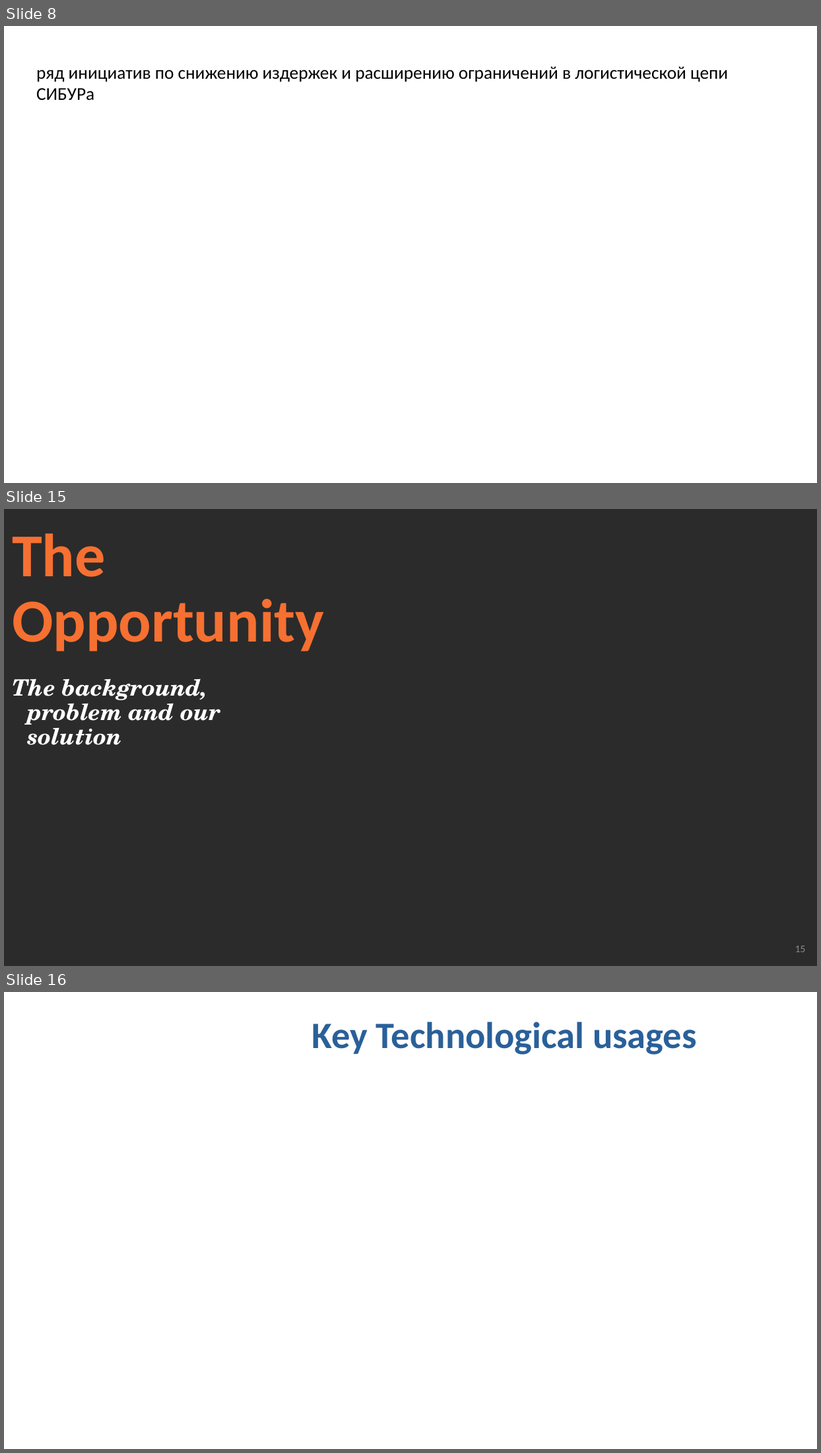
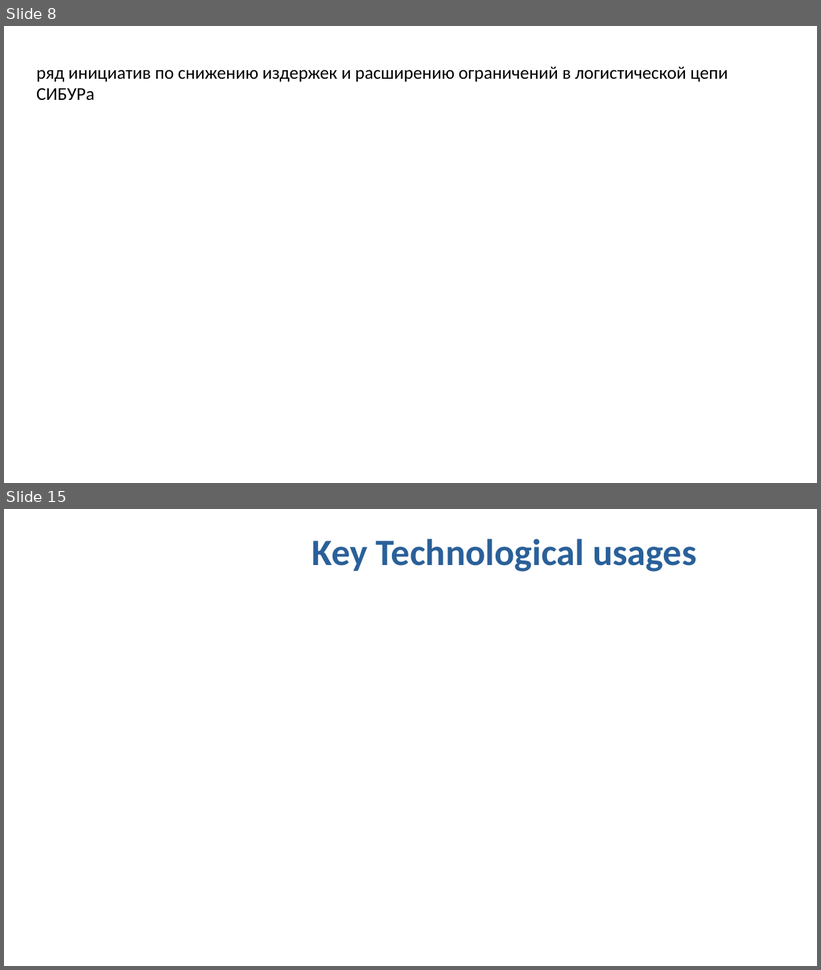
Before and after one commit to Tenfleques/case-supply-chain, a slide deck: Case.pptx. Shown one above the other, each under a label of ours: slides 8, 15 and 16 before the commit, slides 8 and 15 after it; the slides between them are not shown. The pictures are 821x1453 and 821x970 pixels, drawn with LibreOffice and Linux fonts; fonts in the diff are those of the drawing; background and template pictures are left out; a plain dark background stands for a picture behind light text. Boxes give left, top, right and bottom in pixels: in the first picture for what was removed or moved away, otherwise in the second. Text is boxed around its words. In the diff, an @@ line names an element or a change of style, - is before the commit and + after.

```diff
--- a/Case.pptx
+++ b/Case.pptx
@@ slide 15 removed at (4,509,817,966), background picture (left out) @@
@@ text removed at (12,533,324,652) @@
-The Opportunity
@@ text removed at (12,679,221,745) @@
-The background, problem and our solution
@@ page number removed at (795,946,806,953) @@
-15
@@ what was slide 16 is now slide 15 @@
```
Also in this commit, not shown: 10 slides changed, 1 other file.
